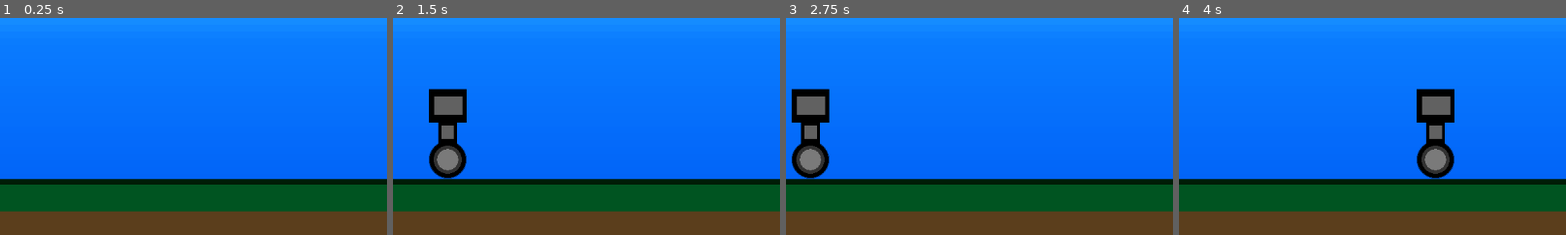
Above: before the commit, frames 1-4 (left to right).
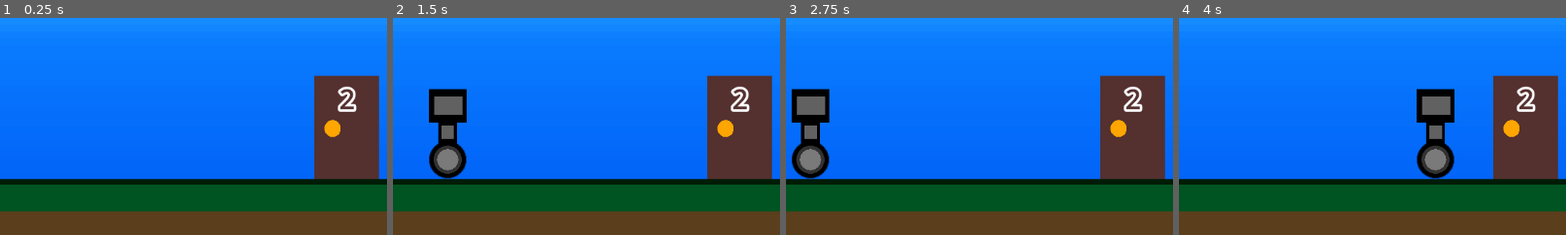
Above: after the commit, the same moments.

Repository: HyperGameDev/Simple-Game-Level-Loading
Game: Godot game, scene res://game.tscn
Two runs of this game, one before a commit and one after it. Both use one fixed random seed, a clock stepped at 60 frames per second and the inputs below.
Inputs:
- Up to frame 1 (0.25 s): no input
- Up to frame 2 (1.5 s): tap Enter (ui_accept) at 0.5, 0.77 s; hold E (Activate) 0.53-1.28 s; hold D (Right) from 0.53 s (still down); tap E (Activate) at 1.35 s
- Up to frame 3 (2.75 s): tap Enter (ui_accept) at 1.52 s; release D (Right) at 2.03 s; hold Left (Left) from 2.03 s (still down); hold E (Activate) from 2.03 s (still down)
- Up to frame 4 (4 s): release Left (Left) at 2.78 s; release E (Activate) at 2.78 s; hold D (Right) from 2.78 s (still down); tap E (Activate) at 2.85 s; tap Enter (ui_accept) at 3.02, 3.77 s; hold E (Activate) from 3.53 s (still down)
The pictures show only the part of the screen within x 35-85%, y 30-80%; the shares and areas given below are measured in that part.

The runs differ from the first frame. In frame 1, 8.1% of the frame differs, in the area x 81-98%, y 26-75%; in frame 2, 8.1%; in frame 3, 8.1%; in frame 4, 8.1%.

Commit message:
Doors work

Diff:
--- a/Levels/level_01.tscn
+++ b/Levels/level_01.tscn
@@ -1,6 +1,7 @@
-[gd_scene load_steps=4 format=3 uid="uid://ctwq0gj6os1jj"]
+[gd_scene load_steps=5 format=3 uid="uid://ctwq0gj6os1jj"]
 
 [ext_resource type="PackedScene" uid="uid://d0cbj5qauw4wc" path="res://level_BASE.tscn" id="1_dsq62"]
+[ext_resource type="PackedScene" uid="uid://dyc51kmiq3115" path="res://door.tscn" id="2_5w0dv"]
 
 [sub_resource type="Gradient" id="Gradient_a314b"]
 offsets = PackedFloat32Array(0.25, 0.65625, 1)
@@ -15,3 +16,8 @@
 
 [node name="Sky" parent="." index="0"]
 texture = SubResource("GradientTexture2D_rh532")
+
+[node name="Door_01" parent="." index="2" instance=ExtResource("2_5w0dv")]
+position = Vector2(920, 432)
+door_id = 1
+level_destination = 2
--- a/Levels/level_02.tscn
+++ b/Levels/level_02.tscn
@@ -1,6 +1,7 @@
-[gd_scene load_steps=4 format=3 uid="uid://3r86smok52tq"]
+[gd_scene load_steps=5 format=3 uid="uid://3r86smok52tq"]
 
 [ext_resource type="PackedScene" uid="uid://d0cbj5qauw4wc" path="res://level_BASE.tscn" id="1_nfjsh"]
+[ext_resource type="PackedScene" uid="uid://dyc51kmiq3115" path="res://door.tscn" id="2_tm2ge"]
 
 [sub_resource type="Gradient" id="Gradient_m7wad"]
 offsets = PackedFloat32Array(0.25, 0.66, 1)
@@ -21,3 +22,14 @@
 
 [node name="Grass" parent="Ground" index="2"]
 modulate = Color(0.36, 0.21, 0, 1)
+
+[node name="Door_01" parent="." index="2" instance=ExtResource("2_tm2ge")]
+position = Vector2(200, 432)
+door_id = 1
+level_destination = 1
+
+[node name="Door_02" parent="." index="3" instance=ExtResource("2_tm2ge")]
+position = Vector2(960, 432)
+monitorable = false
+door_id = 2
+level_destination = 3
--- a/Levels/level_03.tscn
+++ b/Levels/level_03.tscn
@@ -1,6 +1,8 @@
-[gd_scene load_steps=4 format=3 uid="uid://q2or2r2ebnck"]
+[gd_scene load_steps=6 format=3 uid="uid://q2or2r2ebnck"]
 
 [ext_resource type="PackedScene" uid="uid://d0cbj5qauw4wc" path="res://level_BASE.tscn" id="1_2oexh"]
+[ext_resource type="PackedScene" uid="uid://dyc51kmiq3115" path="res://door.tscn" id="2_83eu1"]
+[ext_resource type="PackedScene" uid="uid://wavhv42poeui" path="res://platform.tscn" id="3_onlrn"]
 
 [sub_resource type="Gradient" id="Gradient_jgdfu"]
 offsets = PackedFloat32Array(0.25, 0.65625, 1)
@@ -15,3 +17,33 @@
 
 [node name="Sky" parent="." index="0"]
 texture = SubResource("GradientTexture2D_l3tha")
+
+[node name="Door_01" parent="." index="2" instance=ExtResource("2_83eu1")]
+position = Vector2(168, 432)
+door_id = 2
+level_destination = 2
+
+[node name="Door_02" parent="." index="3" instance=ExtResource("2_83eu1")]
+position = Vector2(624, 288)
+door_id = 3
+level_destination = 4
+
+[node name="Door_03" parent="." index="4" instance=ExtResource("2_83eu1")]
+position = Vector2(1016, 432)
+door_id = 4
+level_destination = 4
+
+[node name="Platform_01" parent="." index="5" instance=ExtResource("3_onlrn")]
+position = Vector2(-144, -48)
+
+[node name="Platform_02" parent="." index="6" instance=ExtResource("3_onlrn")]
+position = Vector2(-48, -96)
+
+[node name="Platform_03" parent="." index="7" instance=ExtResource("3_onlrn")]
+position = Vector2(48, -144)
+
+[node name="Platform_04" parent="." index="8" instance=ExtResource("3_onlrn")]
+position = Vector2(144, -96)
+
+[node name="Platform_05" parent="." index="9" instance=ExtResource("3_onlrn")]
+position = Vector2(240, -48)
--- /dev/null
+++ b/Levels/level_04.tscn
@@ -0,0 +1,51 @@
+[gd_scene load_steps=6 format=3 uid="uid://bcsct17ys5c2s"]
+
+[ext_resource type="PackedScene" uid="uid://d0cbj5qauw4wc" path="res://level_BASE.tscn" id="1_u3qp2"]
+[ext_resource type="PackedScene" uid="uid://wavhv42poeui" path="res://platform.tscn" id="2_2trm4"]
+[ext_resource type="PackedScene" uid="uid://dyc51kmiq3115" path="res://door.tscn" id="3_aelmn"]
+
+[sub_resource type="Gradient" id="Gradient_4bray"]
+offsets = PackedFloat32Array(0.25, 0.65625, 1)
+colors = PackedColorArray(0, 0.97, 0, 1, 0.472, 0.04, 1, 1, 1, 0.469, 0.41, 1)
+
+[sub_resource type="GradientTexture2D" id="GradientTexture2D_v8fid"]
+gradient = SubResource("Gradient_4bray")
+fill_from = Vector2(1, 0)
+fill_to = Vector2(1, 1)
+
+[node name="Level_BASE" instance=ExtResource("1_u3qp2")]
+
+[node name="Sky" parent="." index="0"]
+texture = SubResource("GradientTexture2D_v8fid")
+
+[node name="Dirt" parent="Ground" index="1"]
+modulate = Color(0.319074, 0.00123917, 0.668591, 1)
+
+[node name="Grass" parent="Ground" index="2"]
+modulate = Color(0.487859, 6.73831e-06, 0.336524, 1)
+
+[node name="Platform_01" parent="." index="2" instance=ExtResource("2_2trm4")]
+position = Vector2(48, -144)
+
+[node name="Dirt" parent="Platform_01" index="1"]
+modulate = Color(0.319074, 0.00123917, 0.668591, 1)
+
+[node name="Grass" parent="Platform_01" index="2"]
+modulate = Color(0.487859, 6.73831e-06, 0.336524, 1)
+
+[node name="Door_01" parent="." index="3" instance=ExtResource("3_aelmn")]
+position = Vector2(144, 432)
+door_id = 4
+level_destination = 3
+
+[node name="Door_02" parent="." index="4" instance=ExtResource("3_aelmn")]
+position = Vector2(624, 288)
+door_id = 3
+level_destination = 3
+
+[node name="Door_03" parent="." index="5" instance=ExtResource("3_aelmn")]
+position = Vector2(1016, 432)
+door_id = 1
+level_destination = 1
+
+[editable path="Platform_01"]
--- a/character_body_2d.gd
+++ b/character_body_2d.gd
@@ -2,7 +2,7 @@
 
 const SPEED = 300.0
 const JUMP_VELOCITY = -400.0
-
+var starting_position: Vector2
 
 var player_state: player_states
 enum player_states {
@@ -10,7 +10,7 @@
 	ENABLED
 }
 
-var door_id_seen: int
+var door_id_seen: int = 0
 var level_destination_seen: int
 
 var player_door_state: player_door_states
@@ -20,6 +20,8 @@
 }
 
 func _ready() -> void:
+	starting_position = global_position
+
 	Globals.update_player_state.connect(_on_update_player_state)
 	Globals.update_player_position.connect(_on_update_player_position)
 
@@ -30,6 +32,7 @@
 func _input(event: InputEvent) -> void:
 	if event.is_action_pressed("Activate"):
 		if player_door_state == player_door_states.IS_AT_DOOR:
+			print("Level Destination: ",level_destination_seen)
 			Globals.update_level.emit(level_destination_seen)
 
 func _on_update_player_state(should_enable,teleport_to_door):
@@ -45,9 +48,12 @@
 
 
 func _on_update_player_position(current_level):
+	print("Door ID Seen: ",door_id_seen)
+
 	for node in current_level.get_children():
-		if node.name == "Door":
-			global_position
+		if node is Door:
+			if node.door_id == door_id_seen:
+				global_position = node.global_position
 
 
 func player_movement(delta):
--- a/door.gd
+++ b/door.gd
@@ -1,13 +1,29 @@
 class_name Door extends Area2D
+
+@onready var label_level: Label = %Label_Level
+@onready var label_activate: Label = %Label_Activate
 
 @export var door_id: int = 0
 @export var level_destination: int = 0
 
 func _ready() -> void:
 	body_entered.connect(_on_body_entered)
+	body_exited.connect(_on_body_exited)
+
+	label_level.text = str(level_destination)
 
 func _on_body_entered(body):
 	if body is Player:
+		label_activate.visible = true
+
 		body.player_door_state = body.player_door_states.IS_AT_DOOR
 		body.door_id_seen = door_id
 		body.level_destination_seen = level_destination
+		print("Player Entered Door ",door_id)
+
+func _on_body_exited(body):
+	if body is Player:
+		label_activate.visible = false
+
+		body.player_door_state = Player.player_door_states.NOT_AT_DOOR
+		print("Player Exited Door ",door_id)
--- a/door.tscn
+++ b/door.tscn
@@ -3,7 +3,7 @@
 [ext_resource type="Script" path="res://door.gd" id="1_7auao"]
 
 [sub_resource type="RectangleShape2D" id="RectangleShape2D_l327n"]
-size = Vector2(24, 96)
+size = Vector2(94, 152)
 
 [sub_resource type="BoxMesh" id="BoxMesh_x0u4u"]
 
@@ -13,7 +13,7 @@
 script = ExtResource("1_7auao")
 
 [node name="CollisionShape2D" type="CollisionShape2D" parent="."]
-position = Vector2(0.12505, -75.375)
+position = Vector2(-1, -76)
 shape = SubResource("RectangleShape2D_l327n")
 
 [node name="Door" type="MeshInstance2D" parent="."]
@@ -27,3 +27,31 @@
 position = Vector2(-21.875, -75.375)
 scale = Vector2(24.2773, 25.25)
 mesh = SubResource("SphereMesh_7xi8e")
+
+[node name="Label_Level" type="Label" parent="."]
+unique_name_in_owner = true
+offset_left = -13.0
+offset_top = -148.0
+offset_right = 13.0
+offset_bottom = -91.0
+theme_override_colors/font_color = Color(0.329412, 0.188235, 0.184314, 1)
+theme_override_colors/font_outline_color = Color(1, 1, 1, 1)
+theme_override_constants/shadow_offset_y = 0
+theme_override_constants/outline_size = 15
+theme_override_font_sizes/font_size = 41
+text = "X"
+horizontal_alignment = 1
+
+[node name="Label_Activate" type="Label" parent="."]
+unique_name_in_owner = true
+visible = false
+offset_left = -76.0
+offset_top = -216.0
+offset_right = 67.0
+offset_bottom = -167.0
+theme_override_colors/font_color = Color(1, 1, 1, 1)
+theme_override_colors/font_outline_color = Color(0.169245, 0.169245, 0.169245, 1)
+theme_override_constants/outline_size = 40
+theme_override_font_sizes/font_size = 35
+text = "Open (E)"
+horizontal_alignment = 1
--- a/game.tscn
+++ b/game.tscn
@@ -7,6 +7,7 @@
 [ext_resource type="Script" path="res://character_body_2d.gd" id="4_oki5n"]
 [ext_resource type="PackedScene" uid="uid://3r86smok52tq" path="res://Levels/level_02.tscn" id="4_rt8e8"]
 [ext_resource type="PackedScene" uid="uid://q2or2r2ebnck" path="res://Levels/level_03.tscn" id="5_ccilv"]
+[ext_resource type="PackedScene" uid="uid://bcsct17ys5c2s" path="res://Levels/level_04.tscn" id="6_fhtsi"]
 
 [sub_resource type="CapsuleShape2D" id="CapsuleShape2D_1ghno"]
 radius = 32.0
@@ -53,7 +54,7 @@
 [node name="LevelManager" type="Node" parent="GameManager"]
 unique_name_in_owner = true
 script = ExtResource("1_b5v07")
-levels_array = Array[PackedScene]([ExtResource("2_ucmec"), ExtResource("3_xitwu"), ExtResource("4_rt8e8"), ExtResource("5_ccilv")])
+levels_array = Array[PackedScene]([ExtResource("2_ucmec"), ExtResource("3_xitwu"), ExtResource("4_rt8e8"), ExtResource("5_ccilv"), ExtResource("6_fhtsi")])
 
 [node name="UIManager" type="Node" parent="GameManager"]
 unique_name_in_owner = true
--- a/level_manager.gd
+++ b/level_manager.gd
@@ -1,6 +1,7 @@
 class_name LevelManager extends Node
 
 @export var levels_array: Array[PackedScene]
+var game_begun: bool = false
 
 func _ready() -> void:
 	Globals.update_level.connect(_on_update_level)
@@ -8,6 +9,7 @@
 
 func load_first_level(level_destination):
 	Globals.update_level.emit(level_destination)
+	game_begun = true
 
 func _on_update_level(level_destination):
 	Globals.level = level_destination
@@ -17,14 +19,12 @@
 	change_levels()
 	Globals.update_player_state.emit(true,true)
 
-
 func change_levels():
 	var next_level: PackedScene = levels_array[Globals.level]
-	add_child(next_level.instantiate())
+	var current_level: CanvasLayer = next_level.instantiate()
+	add_child(current_level)
 
-	if Globals.level > 1:
+	if game_begun:
 		get_children().pop_front().queue_free()
 
-	var current_level: CanvasLayer = get_children()[0]
-
 	Globals.update_player_position.emit(current_level)
--- /dev/null
+++ b/platform.tscn
@@ -0,0 +1,31 @@
+[gd_scene load_steps=3 format=3 uid="uid://wavhv42poeui"]
+
+[sub_resource type="RectangleShape2D" id="RectangleShape2D_krv74"]
+size = Vector2(96, 209)
+
+[sub_resource type="BoxMesh" id="BoxMesh_341l1"]
+
+[node name="Platform_01" type="StaticBody2D"]
+position = Vector2(32, -56)
+
+[node name="CollisionShape2D" type="CollisionShape2D" parent="."]
+position = Vector2(576, 536.5)
+shape = SubResource("RectangleShape2D_krv74")
+
+[node name="Dirt" type="MeshInstance2D" parent="."]
+modulate = Color(0.357244, 0.244386, 0.108552, 1)
+position = Vector2(575.125, 564)
+scale = Vector2(100, 168)
+mesh = SubResource("BoxMesh_341l1")
+
+[node name="Grass" type="MeshInstance2D" parent="."]
+modulate = Color(5.89602e-07, 0.330289, 0.128615, 1)
+position = Vector2(576, 460)
+scale = Vector2(100, 40)
+mesh = SubResource("BoxMesh_341l1")
+
+[node name="Outline" type="MeshInstance2D" parent="."]
+modulate = Color(8.42288e-08, 0.11049, 0.0255858, 1)
+position = Vector2(576, 436)
+scale = Vector2(100, 7.99999)
+mesh = SubResource("BoxMesh_341l1")
Not shown: 1 places in game.tscn that only renumber resources
